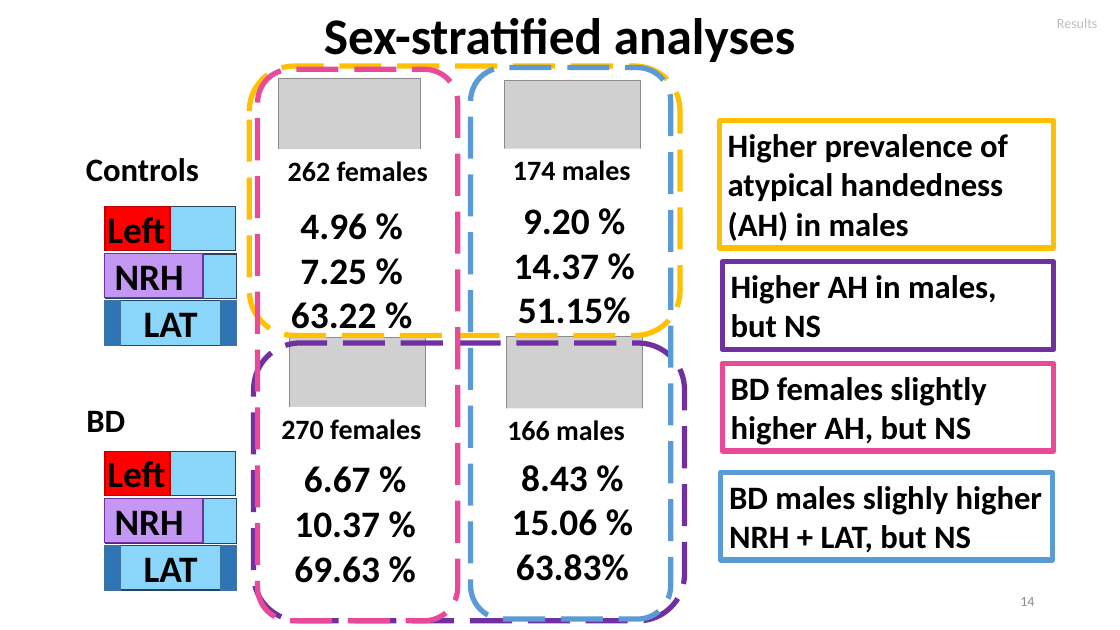
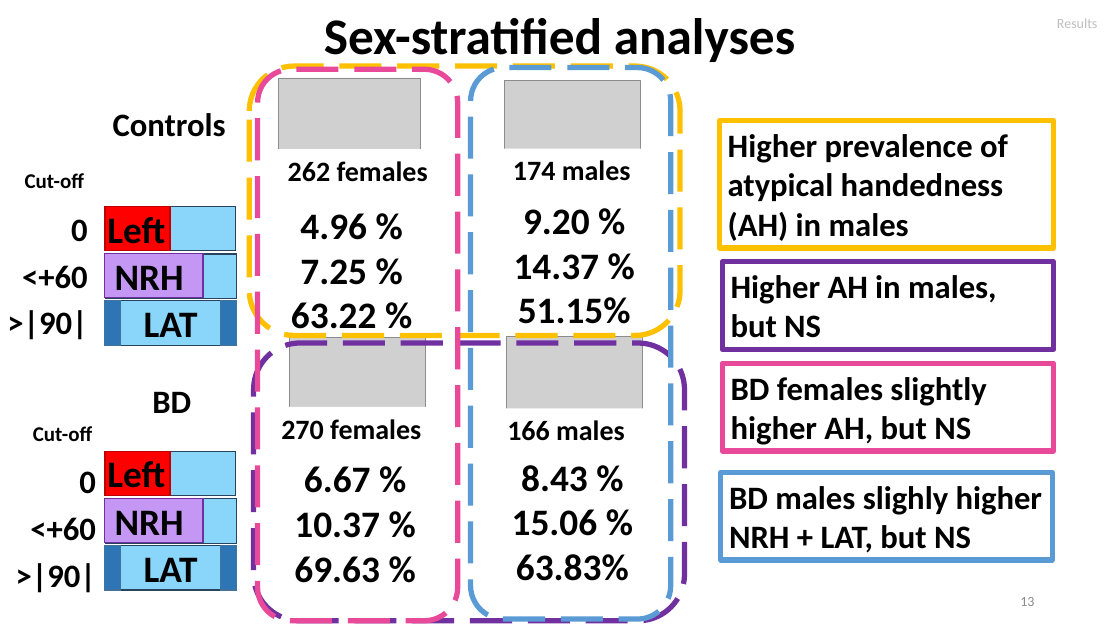
Before and after one commit to igarcia17/EHI_laterality, a slide deck: slide 13 of NorthSeaLateralityCongress_InesGarciaOrtiz.pptx (slide 14 before the commit). Drawn at 1120x630 pixels with LibreOffice and Linux fonts; fonts in the diff are those of the drawing; grey boxes stand for pictures. Boxes give left, top, right and bottom in pixels: in the first picture for what was removed or moved away, otherwise in the second. Text is boxed around its words. In the diff, an @@ line names an element or a change of style, - is before the commit and + after.

```diff
--- a/NorthSeaLateralityCongress_InesGarciaOrtiz.pptx
+++ b/NorthSeaLateralityCongress_InesGarciaOrtiz.pptx
@@ text "Controls": place and size @@
-text "Controls" at (86,158,199,182)
+text "Controls" at (113,113,226,137)
@@ text added at (25,173,84,188), 18 pt, text #000000, bold @@
+Cut-off
@@ text added at (7,219,88,340), 28 pt, text #000000, bold @@
+0
+<+60
+>|90|
@@ text "BD": place and size @@
-text "BD" at (86,410,125,432)
+text "BD" at (152,391,191,413)
@@ text added at (33,426,92,441), 18 pt, text #000000, bold @@
+Cut-off
@@ text added at (16,471,96,593), 28 pt, text #000000, bold @@
+0
+<+60
+>|90|
@@ page number at (1020,597,1034,606): text changed @@
-14
+13
```
Also in this commit, not shown: 13 other slides changed, 1 slide removed.
